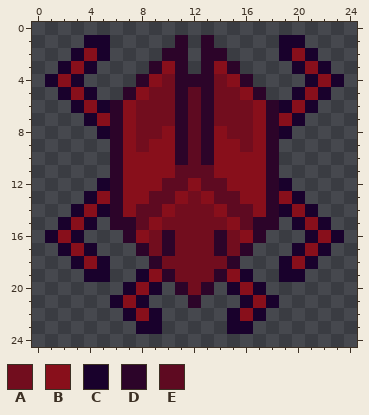
Pixel-art sprite -- Assets/Art/Sprites/Entities/ScarabAnim4.png. Above: the version before the commit.
The file is 25x25 pixels. Colours within 5 levels of each other are drawn and written as one.
Palette (. is transparent): A #720d1e  B #880f1b  C #19012c  D #2c0429  E #5e0a21
Pixels before, first column x 1:
 1 ...CC.....D.D.....CC...
 2 ..CBC....DD.DD....CBC..
 3 .CBC....DBD.DBD....CBC.
 4 CBC....DBADDDABD....CBC
 5 .CBC..DBAADEDAABD..CBC.
 6 ..CBCDBAAADEDAAABDCBC..
 7 ...CBDBAAADEDAAABDBC...
 8 ....CDBAABDEDBAABDC....
 9 .....DBABBDEDBBABD.....
10 .....DBBBBDEDBBBBD.....
11 .....DBBBBEEEBBBBD.....
12 ....CDBBBEEBEEBBBDC....
13 ...CBDBBEEBABEEBBDBC...
14 ..CBCDBEEBAAABEEBDCBC..
15 .CBC.DDEBAAAAABEDD.CBC.
16 CBC...DBADAAADABD...CBC
17 .CBC...DADAAADAD...CBC.
18 ..CBC...DAAAAAD...CBC..
19 ...CC..CBDAAADBC..CC...
20 ......CBC.DAD.CBC......
21 .....CBC...D...CBC.....
22 ......CBC.....CBC......
23 .......CC.....CC.......
After the commit:
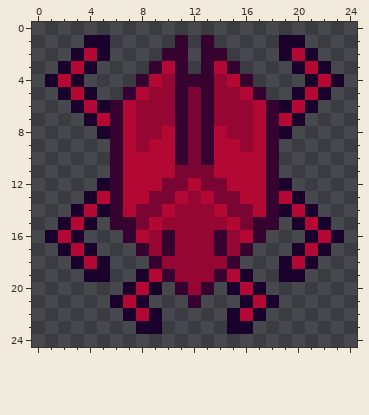
What changed:
colour A: #720d1e -> #950633
colour B: #880f1b -> #b30834
colour D: #2c0429 -> #36022f
colour E: #5e0a21 -> #7a0532
Where, in picture pixels (left, top, right, bottom), the same in both pictures:
changed: (58, 35, 331, 321)
